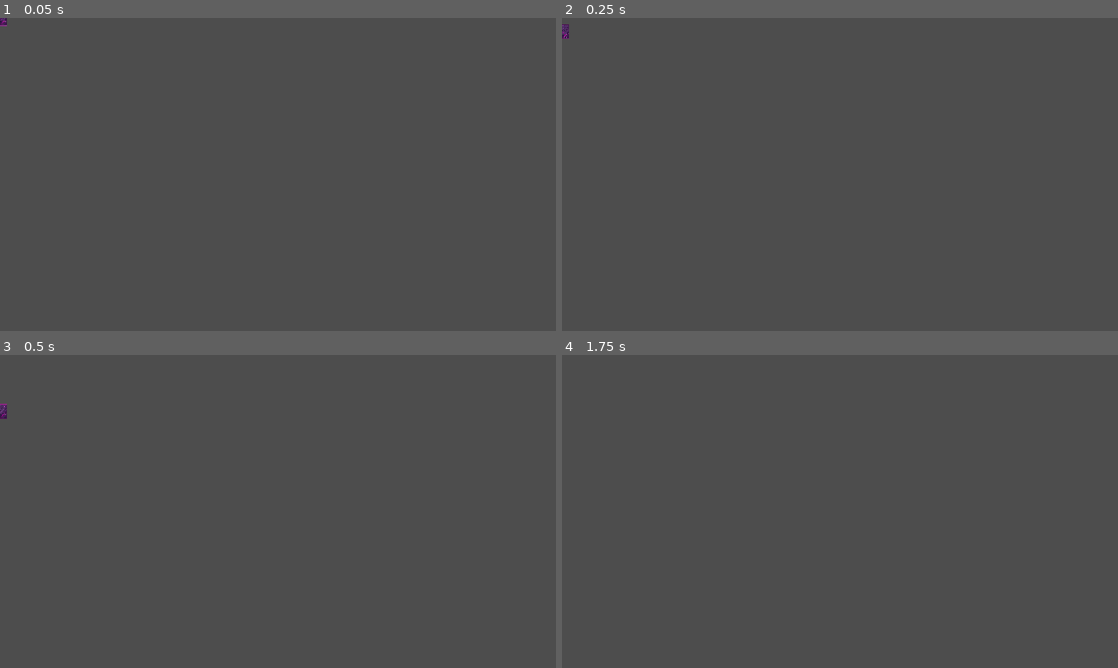
Above: before the commit, frames 1-4 (two rows, left to right).
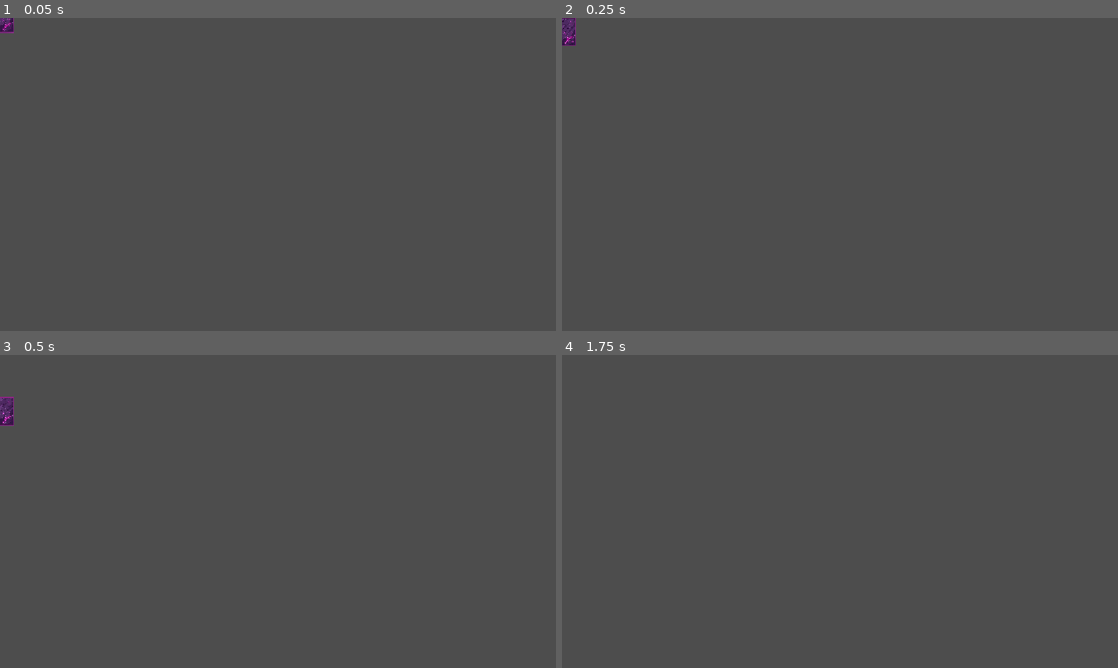
Above: after the commit, the same moments.

Repository: Zidan-09/Arc-Impact
Game: Godot game, scene res://components/obstacles/stone/stone_shard.tscn
Same seed, same stepped clock (60 frames per second), same inputs: the game is played once before the commit and once after it. This scene is started directly instead of the project's main scene.
Inputs (mouse positions are in pixels of both pictures, inside the frame that each line leads up to):
- Up to frame 1 (0.05 s): no input
- Up to frame 2 (0.25 s): no input
- Up to frame 3 (0.5 s): no input
- Up to frame 4 (1.75 s): tap Enter at 0.5 s; move the mouse to (962, 495) at 0.52 s; click (962, 495) at 0.67 s; tap Space at 0.77 s; drag from (728, 527) to (812, 574) at 1.27 s

The runs differ from the first frame. In frame 1, 0.1% of the frame differs, in the area x 0-3%, y 0-5%; in frame 2, 0.2%; in frame 3, 0.2%, in the area x 0-3%, y 13-23%; in frame 4, nothing differs.

Commit message:
feat(shards): implemented abstraction for shards using POO

Diff:
--- a/components/obstacles/glass/glass_obstacle.gd
+++ b/components/obstacles/glass/glass_obstacle.gd
@@ -28,9 +28,7 @@
 func _on_hit_box_body_entered(body: Node2D) -> void:
 	if is_broken or is_processing_hit:
 		return
-	if body is GlassShard:
-		return
-	if body is StoneShard:
+	if body is Shard:
 		return
 	if body is RigidBody2D:
 		hit(body, body.global_position)
@@ -39,9 +37,7 @@
 func hit(bullet: RigidBody2D, impact_position: Vector2 = Vector2.INF) -> void:
 	if is_broken or is_processing_hit:
 		return
-	if bullet is GlassShard:
-		return
-	if bullet is StoneShard:
+	if bullet is Shard:
 		return
 	if not is_instance_valid(bullet):
 		return
--- a/components/obstacles/glass/glass_shard.gd
+++ b/components/obstacles/glass/glass_shard.gd
@@ -1,10 +1,2 @@
 class_name GlassShard
-extends RigidBody2D
-
-@export var lifetime: float = 3.0
-
-
-func _ready() -> void:
-	await get_tree().create_timer(lifetime).timeout
-	if is_instance_valid(self):
-		queue_free()
+extends Shard
--- /dev/null
+++ b/components/obstacles/shard.gd
@@ -0,0 +1,10 @@
+class_name Shard
+extends RigidBody2D
+
+@export var lifetime: float = 3.0
+
+
+func _ready() -> void:
+	await get_tree().create_timer(lifetime).timeout
+	if is_instance_valid(self):
+		queue_free()
--- a/components/obstacles/stone/stone_obstacle.gd
+++ b/components/obstacles/stone/stone_obstacle.gd
@@ -33,9 +33,7 @@
 func hit(bullet: RigidBody2D, impact_position: Vector2 = Vector2.INF) -> void:
 	if is_destroyed:
 		return
-	if bullet is GlassShard:
-		return
-	if bullet is StoneShard:
+	if bullet is Shard:
 		return
 	if stoneLife <= 1:
 		if not is_instance_valid(bullet):
--- a/components/obstacles/stone/stone_shard.gd
+++ b/components/obstacles/stone/stone_shard.gd
@@ -1,10 +1,2 @@
 class_name StoneShard
-extends RigidBody2D
-
-@export var lifetime: float = 3.0
-
-
-func _ready() -> void:
-	await get_tree().create_timer(lifetime).timeout
-	if is_instance_valid(self):
-		queue_free()
+extends Shard
--- a/components/obstacles/stone/stone_shard.tscn
+++ b/components/obstacles/stone/stone_shard.tscn
@@ -10,15 +10,15 @@
 [sub_resource type="RectangleShape2D" id="RectangleShape2D_shard"]
 size = Vector2(60, 60)
 
-[node name="StoneShard" type="RigidBody2D"]
+[node name="StoneShard" type="RigidBody2D" unique_id=1059016308]
 mass = 0.2
 physics_material_override = SubResource("PhysicsMaterial_shard")
 script = ExtResource("1_shard")
 
-[node name="Sprite2D" type="Sprite2D" parent="."]
+[node name="Sprite2D" type="Sprite2D" parent="." unique_id=196335329]
 modulate = Color(1, 1, 1, 0.85)
-scale = Vector2(0.06, 0.06)
+scale = Vector2(0.12, 0.12)
 texture = ExtResource("1_stone")
 
-[node name="CollisionShape2D" type="CollisionShape2D" parent="."]
+[node name="CollisionShape2D" type="CollisionShape2D" parent="." unique_id=2098903523]
 shape = SubResource("RectangleShape2D_shard")
Not shown, added: components/obstacles/shard.gd.uid
Not shown: 1 places in components/obstacles/stone/stone_shard.tscn that only renumber resources
